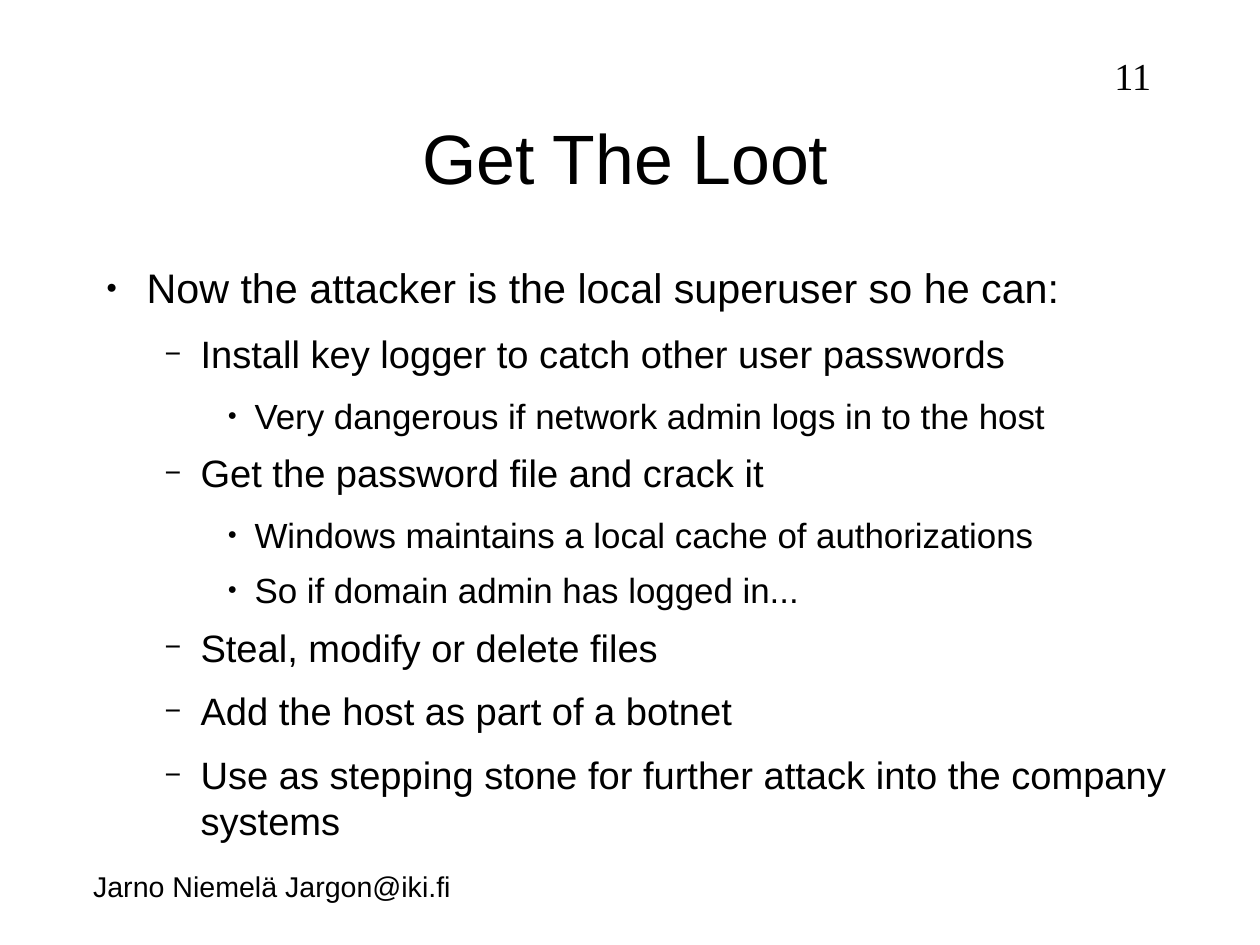
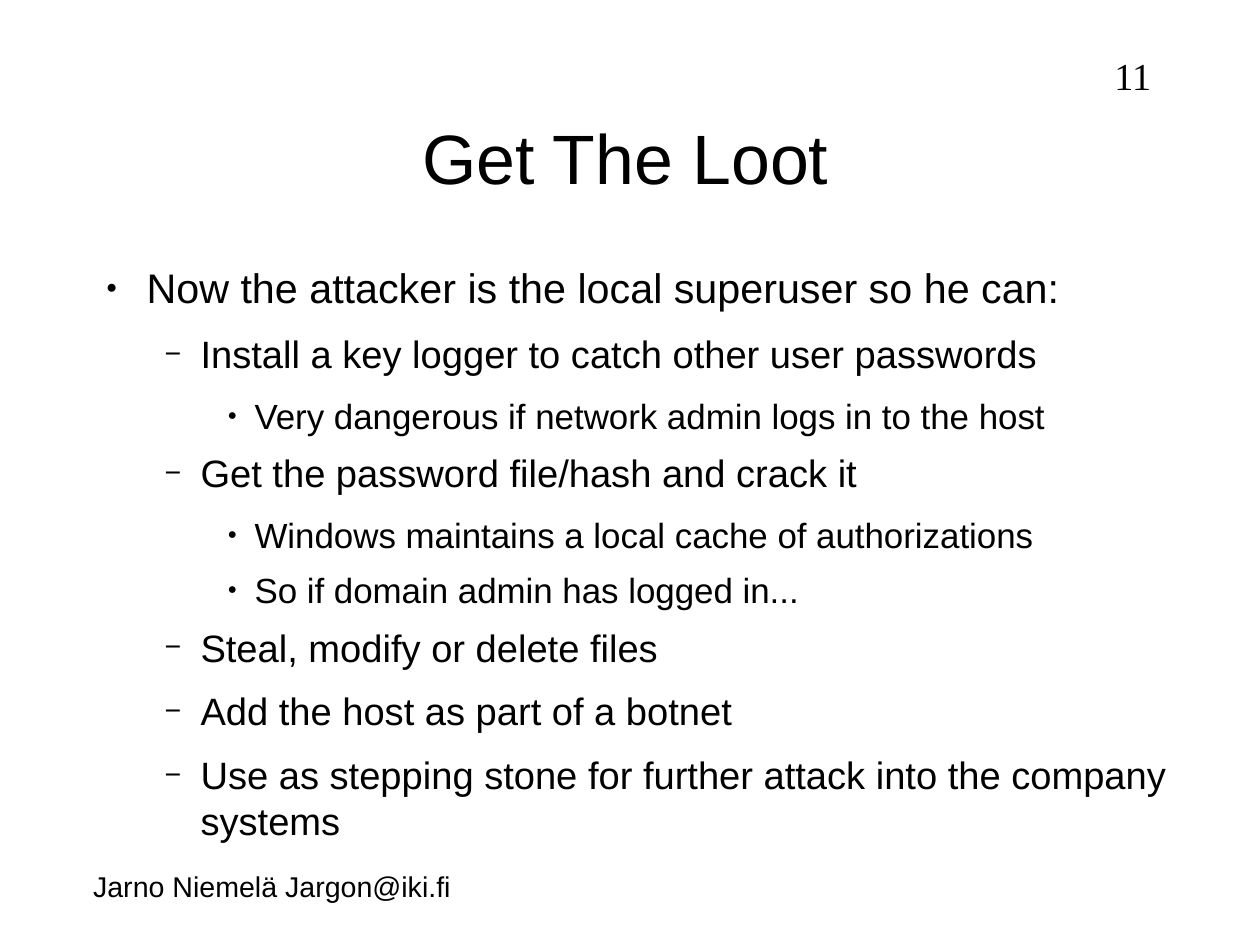
Before and after one commit to jarno-niemela/corporate_cyber_defence, a slide deck: slide 11 of Host security/Host security.odp. Drawn at 1260x945 pixels with LibreOffice and Linux fonts; fonts in the diff are those of the drawing; background and template pictures are left out. Boxes give left, top, right and bottom in pixels: in the first picture for what was removed or moved away, otherwise in the second. Text is boxed around its words. In the diff, an @@ line names an element or a change of style, - is before the commit and + after.

```diff
--- a/Host security/Host security.odp
+++ b/Host security/Host security.odp
@@ text at (201, 340, 1037, 376): text changed @@
-  − Install key logger to catch other user passwords
+  − Install a key logger to catch other user passwords
@@ text at (201, 459, 857, 495): text changed @@
-  − Get the password file and crack it
+  − Get the password file/hash and crack it
```
Also in this commit, not shown: 13 other slides changed, 8 slides added, 4 slides removed.
